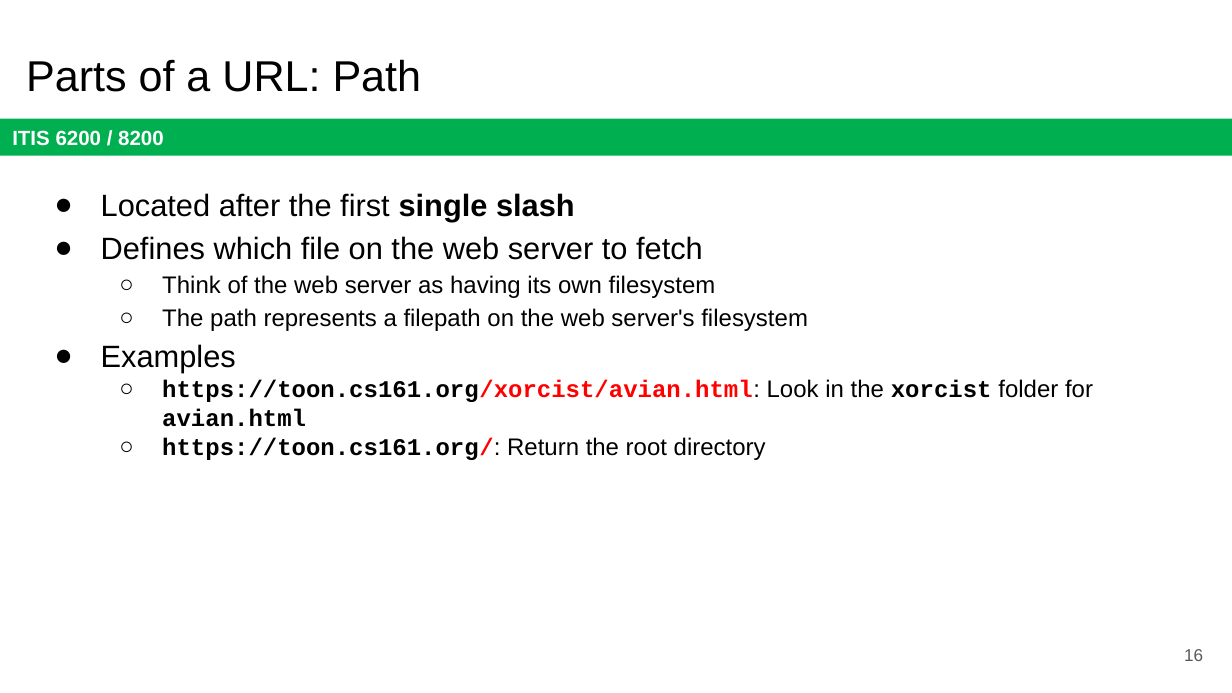
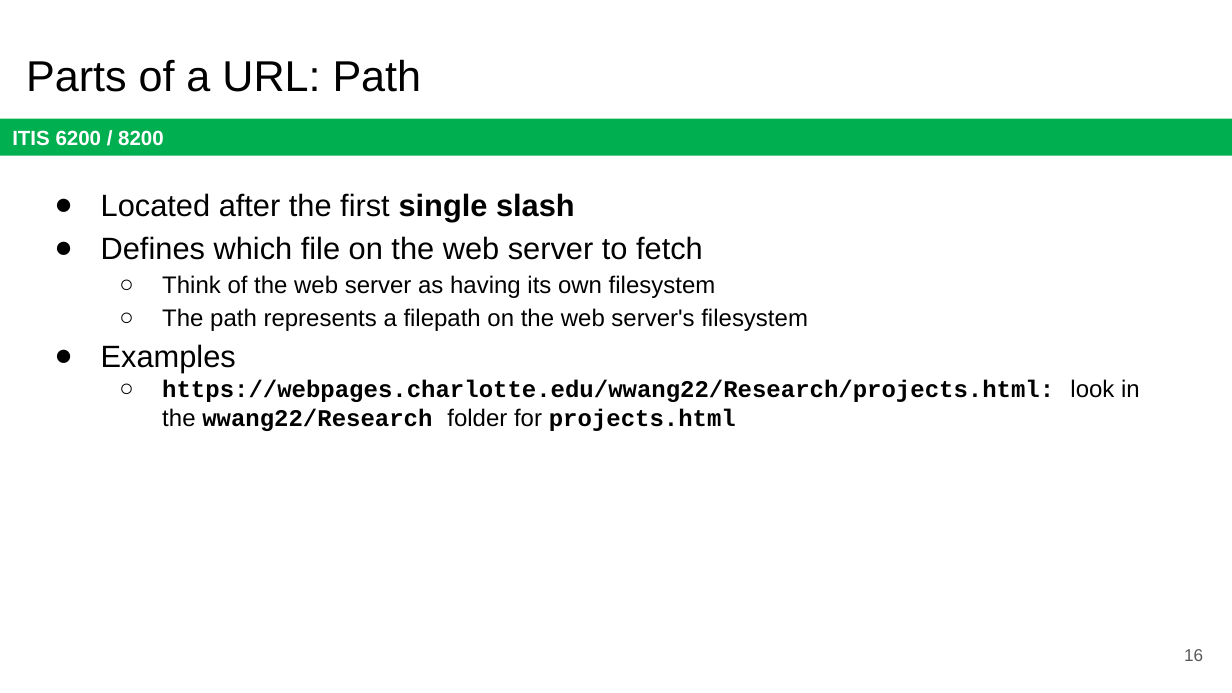
Before and after one commit to jx5c/github.io, a slide deck: slide 16 of teaching/ITIS6200/2023fa/lectures/lec10.pptx. Drawn at 1232x693 pixels with LibreOffice and Linux fonts; fonts in the diff are those of the drawing. Boxes give left, top, right and bottom in pixels: in the first picture for what was removed or moved away, otherwise in the second. Text is boxed around its words. In the diff, an @@ line names an element or a change of style, - is before the commit and + after.

```diff
--- a/teaching/ITIS6200/2023fa/lectures/lec10.pptx
+++ b/teaching/ITIS6200/2023fa/lectures/lec10.pptx
@@ text at (162,379,1140,431): text changed @@
-  ○ https://toon.cs161.org/xorcist/avian.html: Look in the xorcist folder for avian.html
-  ○ https://toon.cs161.org/: Return the root directory
+  ○ https://webpages.charlotte.edu/wwang22/Research/projects.html: look in the wwang22/Research folder for projects.html
```
Also in this commit, not shown: 6 other slides changed, 1 other file.
